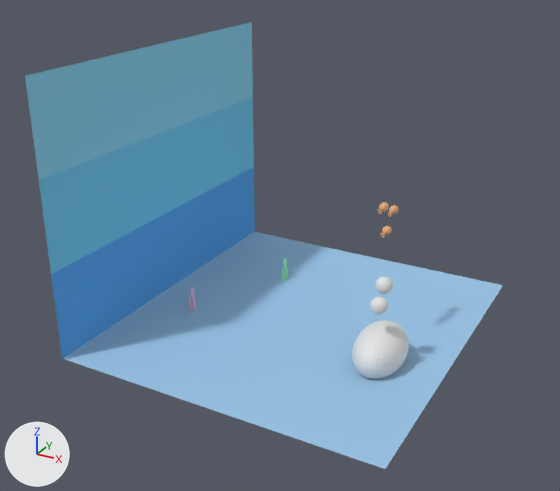
A saved change to the Blender file level2roughsketch.blend.
Camera for both pictures: a camera (50 mm lens) standing at (53.7, -79.1, 50.3) and looking at (11.2, -1.7, 11.6). Arrows for +X, +Y and +Z are at lower left; the lights stay in place.
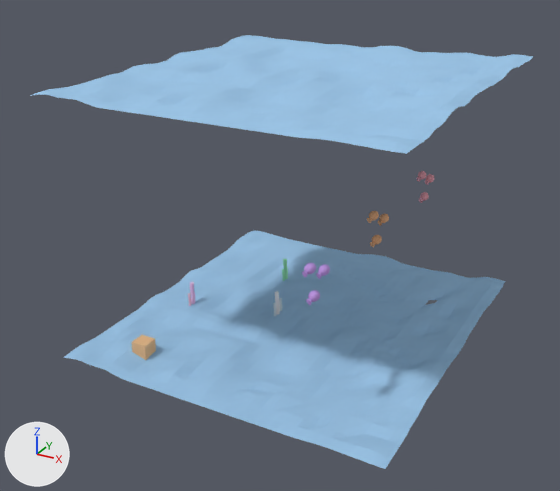
What differs and where, as boxes [x1, y1, x2, y2] in the pictures (560 x 491 px):
'Plane.001', reshaped: before [64, 232, 503, 469]; after [63, 230, 506, 469]
'Plane.000', added (blue): after [30, 35, 533, 154]
'Plane.003', deleted: before [25, 22, 253, 180]
'Plane.002', deleted: before [39, 97, 254, 274]
'Plane', deleted (blue): before [51, 167, 255, 359]
'Sphere.002', deleted: before [352, 320, 409, 379]
'Cone.002', reshaped, moved: before [380, 226, 392, 238]; after [302, 263, 330, 305]
'Cube', added: after [132, 335, 156, 360]
'Cone.001', moved: before [388, 205, 399, 217]; after [367, 211, 389, 247]
'Sphere', deleted: before [370, 297, 388, 314]
'Sphere.001', deleted: before [375, 277, 393, 294]
'Cone.000', added: after [416, 171, 434, 203]
'Cone', deleted: before [377, 202, 389, 214]
part 1 of me_cone_002, added: after [308, 290, 320, 302]
part 2 of me_cone_002, added: after [304, 263, 316, 274]
part 3 of me_cone_002, recoloured: before [380, 226, 392, 238]; after [316, 264, 330, 279]

Patch to the scene script:
```diff
--- a/level2roughsketch.blend.py
+++ b/level2roughsketch.blend.py
@@ mat_material_017 @@
+mat_material_017 = diffuse_material('Material.017')
+mat_material_017.base_color = (0.555, 0.331, 0.8)  # purple #c49ce7
@@ me_cone_002 @@
 # used by ob_cone_002; location = (23.3, 2.1, 14.2); rotation_euler = (-1.341, -0.237, -0.405), in degrees (-77, -14, -23); scale = (0.343, 0.343, 0.343)
-me_cone_002.from_pydata(...)  # 515 vertices, 545 faces; spans x -2.02..1.39, y -2.03..1.19, z -1.0..3.92
+me_cone_002.from_pydata(...)  # 1545 vertices, 1635 faces; spans x -2.02..3.93, y -6.3..5.24, z -8.92..3.92
+# me_cone_002 part 1: the loose piece of 482 vertices spanning x -2.02..1.39, y -2.03..1.19, z -0.36..3.92 is copied, and the copy is moved by (2.32, 4.05, -7.92), in mat_material_017 (purple #c49ce7); it spans x 0.3..3.72, y 2.02..5.24, z -8.27..-3.99
+# me_cone_002 part 2: the loose piece of 482 vertices spanning x -2.02..1.39, y -2.03..1.19, z -0.36..3.92 is copied, and the copy is moved by (2.54, -4.26, -6.22), in mat_material_017 (purple #c49ce7); it spans x 0.52..3.93, y -6.3..-3.08, z -6.58..-2.3
+# me_cone_002 part 3: 545 faces spanning x -2.02..1.39, y -2.03..1.19, z -1.0..3.92 switch from mat_material_008 (beige #e7af84) to mat_material_017 (purple #c49ce7)
@@ me_plane_003 @@
 # used by ob_plane_001; location = (12.7, 1.7, 0.0); scale = (20.8, 22.8, 9.33)
-me_plane_003.from_pydata(...)  # 4 vertices, 1 face; spans x -1.0..1.0, y -1.0..1.0, z 0.0
+me_plane_003.from_pydata(...)  # 1089 vertices, 1023 faces; spans x -1.0..1.02, y -1.0..1.0, z 0.0..0.15
+# me_plane_003 part 4: 3 vertices removed from x -1.0..1.0, y -1.0..1.0, z 0.0; 1088 vertices added at x -1.0..1.02, y -1.0..1.0, z 0.0..0.15
 me_plane_003.materials.append(mat_material_003)
@@ ob_sphere_002 @@
-ob_sphere_002 = bpy.data.objects.new('Sphere.002', me_sphere_003)
@@ ob_sphere_001 @@
-ob_sphere_001 = bpy.data.objects.new('Sphere.001', me_sphere_002)
@@ ob_sphere @@
-ob_sphere = bpy.data.objects.new('Sphere', me_sphere_001)
@@ ob_cone_002 @@
 ob_cone_002 = bpy.data.objects.new('Cone.002', me_cone_002)
-ob_cone_002.location = (23.3, 2.1, 14.2)
+ob_cone_002.location = (23.0, -14.5, 15.9)
 ob_cone_002.rotation_euler = (-1.341, -0.237, -0.405)  # degrees (-77, -14, -23)
@@ ob_cone_001 @@
 ob_cone_001 = bpy.data.objects.new('Cone.001', me_cone_001)
-ob_cone_001.location = (23.1, 4.8, 16.0)
+ob_cone_001.location = (23.1, 1.6, 16.0)
 ob_cone_001.rotation_euler = (-1.341, -0.237, -0.405)  # degrees (-77, -14, -23)
@@ ob_cone @@
-ob_cone = bpy.data.objects.new('Cone', me_cone)
@@ ob_circle_003 @@
 ob_circle_003 = bpy.data.objects.new('Circle.003', me_circle_003)
-ob_circle_003.location = (-1.6, -2.9, 0.1)
+ob_circle_003.location = (-1.6, -2.9, 0.8)
 ob_circle_003.scale = (0.274, 0.274, 0.929)
@@ ob_plane_003 @@
-ob_plane_003 = bpy.data.objects.new('Plane.003', me_plane_004)
@@ ob_plane_002 @@
-ob_plane_002 = bpy.data.objects.new('Plane.002', me_plane_002)
@@ ob_plane @@
-ob_plane = bpy.data.objects.new('Plane', me_plane)
@@ ob_cube @@
+ob_cube = bpy.data.objects.new('Cube', me_cube_002)  # a box spanning x -1.0..1.0, y -1.0..1.0, z -1.0..1.0; in mat_material_010 (beige #e7b98a)
+ob_cube.location = (0.0, -15.6, 1.1)
@@ ob_circle_004 @@
+ob_circle_004 = bpy.data.objects.new('Circle.004', me_circle_004)  # 128 vertices, 97 faces; spans x -2.37..1.0, y -1.0..2.66, z 0.0..3.05; in mat_material_009 (white #e7e7e7)
+ob_circle_004.location = (9.8, 0.2, 0.8)
+ob_circle_004.scale = (0.274, 0.274, 0.929)
@@ ob_cone_000 @@
+ob_cone_000 = bpy.data.objects.new('Cone.000', me_cone_004)  # 1545 vertices, 1635 faces; spans x -2.02..3.93, y -6.3..5.24, z -8.92..3.92; in mat_material_016 (pink #e7a1ad)
+ob_cone_000.location = (23.0, 18.7, 15.9)
+ob_cone_000.rotation_euler = (-1.341, -0.237, -0.405)  # degrees (-77, -14, -23)
+ob_cone_000.scale = (0.343, 0.343, 0.343)
@@ ob_plane_000 @@
+ob_plane_000 = bpy.data.objects.new('Plane.000', me_plane_005)  # 1089 vertices, 1024 faces; spans x -1.0..1.02, y -1.0..1.0, z 0.0..0.15; in mat_material_003 (blue #9ec6e7)
+ob_plane_000.location = (12.7, 1.7, 31.9)
+ob_plane_000.scale = (20.8, 22.8, 9.33)
```
